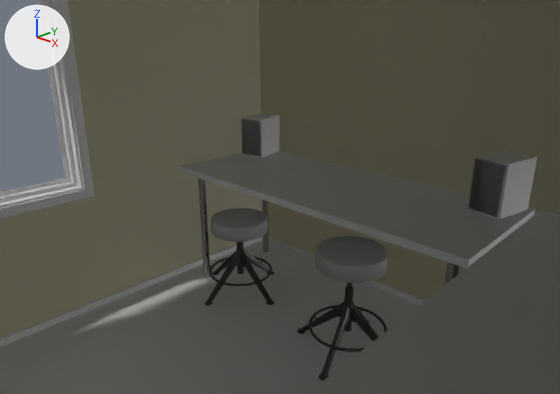
The Blender file roomsketch.blend as it was, and as the next commit left it.
The view is the same before and after, from the file's camera 'Camera'. Lighting does not change. The marker at upper left points along +X, +Y and +Z.

Before the edit, the objects in view are built like this:
```python
me_cube_053 = bpy.data.meshes.new('Cube.053')
me_cube_053.from_pydata(...)  # a box spanning x -1.0..1.0, y -0.4..0.4, z 0.96..1.0
me_cube_053.materials.append(mat_oak_veneer_01_001)  # its picture is missing
me_cube_054 = bpy.data.meshes.new('Cube.054')
me_cube_054.from_pydata(...)  # 12 vertices, 10 faces; spans x -0.082..0.076, y 0.05..0.056, z 0.013..0.269
me_cube_054.polygons.foreach_set('use_smooth', [True] * 10)
me_cube_054.materials.append(mat_gray_fabric)
me_speaker = bpy.data.meshes.new('speaker')
me_speaker.from_pydata(...)  # 20 vertices, 18 faces; spans x 0.0..170.0, y 0.0..250.0, z 0.0..275.0
me_speaker.polygons.foreach_set('use_smooth', [True] * 18)
# faces by material slot: [9, 9]
me_speaker.materials.append(mat_oak_veneer_01_002)  # its picture is missing
me_speaker.materials.append(mat_wood_chips)  # its picture is missing
ob_cube = bpy.data.objects.new('Cube', me_cube_054)
ob_cube.location = (0.266, 3.295, 0.845)
ob_cube.rotation_euler = (0.0, 0.0, 0.233)  # degrees (0, 0, 13)
ob_cube_036 = bpy.data.objects.new('Cube.036', me_cube_054)
ob_cube_036.location = (1.923, 3.302, 0.845)
ob_cube_036.rotation_euler = (0.0, 0.0, -0.216)  # degrees (0, 0, -12)
ob_cube_054 = bpy.data.objects.new('Cube.054', me_cube_053)
ob_cube_054.location = (2.515, 2.634, -0.16)
ob_cube_054.rotation_euler = (0.0, 0.0, -1.571)  # degrees (0, 0, -90)
ob_speaker = bpy.data.objects.new('speaker', me_speaker)
ob_speaker.location = (0.166, 3.332, 0.845)
ob_speaker.rotation_euler = (0.0, 0.0, 0.233)  # degrees (0, 0, 13)
ob_speaker.scale = (0.001, 0.001, 0.001)
ob_speaker_001 = bpy.data.objects.new('speaker.001', me_speaker)
ob_speaker_001.location = (1.85, 3.377, 0.845)
ob_speaker_001.rotation_euler = (0.0, 0.0, -0.216)  # degrees (0, 0, -12)
ob_speaker_001.scale = (0.001, 0.001, 0.001)
# also in view: 'Cylinder.003' at (0.5, 3.0, 0.48); 'list-profile-2r.025' at (-0.03, 2.2, 1.39); 'list-profile-2r.018' at (0.01, 2.23, 1.39); 'walls' at (1.48, 1.84, 1.75); 'window-profile.003' at (-0.09, 2.18, 1.4)
```
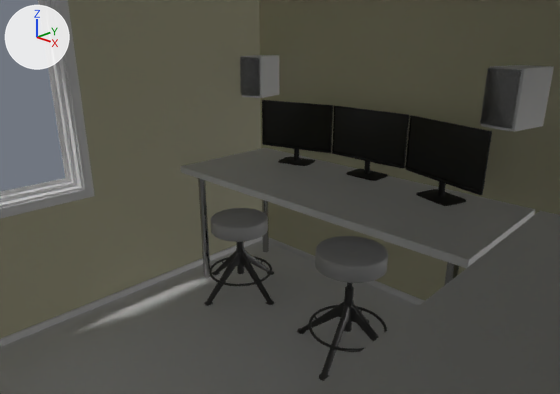
What changed in the scene script:
```text
Add me_plane_003:
    me_plane_003.from_pydata([(-0.261, -0.16, 0.0), (0.262, -0.16, 0.0), (-0.261, 0.132, 0.0), (0.262, 0.132, 0.0)], [], [(0, 1, 3, 2)])
    me_plane_003.materials.append(mat_screen_surface_002)  # its picture is missing
Add me_plane_002:
    me_plane_002.from_pydata([(-0.261, -0.16, 0.0), (0.262, -0.16, 0.0), (-0.261, 0.132, 0.0), (0.262, 0.132, 0.0)], [], [(0, 1, 3, 2)])
    me_plane_002.materials.append(mat_screen_surface_001)  # its picture is missing
Add me_plane_001:
    me_plane_001.from_pydata([(-0.261, -0.16, 0.0), (0.262, -0.16, 0.0), (-0.261, 0.132, 0.0), (0.262, 0.132, 0.0)], [], [(0, 1, 3, 2)])
    me_plane_001.materials.append(mat_screen_surface)  # its picture is missing
Change ob_speaker:
    ob_speaker.location: (0.166, 3.332, 0.845) -> (0.166, 3.332, 1.272)
Change ob_cube:
    ob_cube.location: (0.266, 3.295, 0.845) -> (0.266, 3.295, 1.272)
Change ob_speaker_001:
    ob_speaker_001.location: (1.85, 3.377, 0.845) -> (1.85, 3.377, 1.272)
Change ob_cube_036:
    ob_cube_036.location: (1.923, 3.302, 0.845) -> (1.923, 3.302, 1.272)
Add ob_cube_060:
    ob_cube_060 = bpy.data.objects.new('Cube.060', me_cube_059)  # 88 vertices, 80 faces; spans x -0.268..0.268, y -0.005..0.035, z 0.001..0.319; in mat_black_plastic_002 (black #101010), mat_black_rough_plastic_002 (black #191919); modifiers SUBSURF
    ob_cube_060.location = (1.657, 3.447, 0.936)
    ob_cube_060.rotation_euler = (0.0, 0.0, -0.304)  # degrees (0, 0, -17)
Add ob_cube_059:
    ob_cube_059 = bpy.data.objects.new('Cube.059', me_cube_058)  # 32 vertices, 30 faces; spans x -0.115..0.115, y -0.085..0.085, z -0.005..0.007; in mat_black_rough_plastic_002 (black #191919); modifiers SUBSURF
    ob_cube_059.location = (1.662, 3.463, 0.846)
    ob_cube_059.rotation_euler = (0.0, 0.0, -0.304)  # degrees (0, 0, -17)
Add ob_cylinder_026:
    ob_cylinder_026 = bpy.data.objects.new('Cylinder.026', me_cylinder_026)  # 66 vertices, 35 faces; spans x -0.0175..0.0175, y -0.0175..0.0175, z -0.05..0.05; in mat_black_rough_plastic_002 (black #191919)
    ob_cylinder_026.location = (1.662, 3.463, 0.896)
    ob_cylinder_026.rotation_euler = (0.0, 0.0, -0.304)  # degrees (0, 0, -17)
Add ob_plane_003:
    ob_plane_003 = bpy.data.objects.new('Plane.003', me_plane_003)
    ob_plane_003.location = (1.657, 3.447, 1.116)
    ob_plane_003.rotation_euler = (1.571, 0.0, -0.304)  # degrees (90, 0, -17)
Add ob_cube_058:
    ob_cube_058 = bpy.data.objects.new('Cube.058', me_cube_057)  # 88 vertices, 80 faces; spans x -0.268..0.268, y -0.005..0.035, z 0.001..0.319; in mat_black_plastic_001 (black #101010), mat_black_rough_plastic_001 (black #191919); modifiers SUBSURF
    ob_cube_058.location = (0.576, 3.468, 0.936)
    ob_cube_058.rotation_euler = (0.0, 0.0, 0.254)  # degrees (0, 0, 15)
Add ob_cube_057:
    ob_cube_057 = bpy.data.objects.new('Cube.057', me_cube_056)  # 32 vertices, 30 faces; spans x -0.115..0.115, y -0.085..0.085, z -0.005..0.007; in mat_black_rough_plastic_001 (black #191919); modifiers SUBSURF
    ob_cube_057.location = (0.571, 3.484, 0.846)
    ob_cube_057.rotation_euler = (0.0, 0.0, 0.254)  # degrees (0, 0, 15)
Add ob_cylinder_025:
    ob_cylinder_025 = bpy.data.objects.new('Cylinder.025', me_cylinder_025)  # 66 vertices, 35 faces; spans x -0.0175..0.0175, y -0.0175..0.0175, z -0.05..0.05; in mat_black_rough_plastic_001 (black #191919)
    ob_cylinder_025.location = (0.571, 3.484, 0.896)
    ob_cylinder_025.rotation_euler = (0.0, 0.0, 0.254)  # degrees (0, 0, 15)
Add ob_plane_002:
    ob_plane_002 = bpy.data.objects.new('Plane.002', me_plane_002)
    ob_plane_002.location = (0.576, 3.468, 1.116)
    ob_plane_002.rotation_euler = (1.571, 0.0, 0.254)  # degrees (90, 0, 15)
Add ob_plane_001:
    ob_plane_001 = bpy.data.objects.new('Plane.001', me_plane_001)
    ob_plane_001.location = (1.117, 3.534, 1.116)
    ob_plane_001.rotation_euler = (1.571, 0.0, 0.0)  # degrees (90, 0, 0)
Add ob_cylinder_024:
    ob_cylinder_024 = bpy.data.objects.new('Cylinder.024', me_cylinder_024)  # 66 vertices, 35 faces; spans x -0.0175..0.0175, y -0.0175..0.0175, z -0.05..0.05; in mat_black_rough_plastic (black #191919)
    ob_cylinder_024.location = (1.117, 3.551, 0.896)
Add ob_cube_056:
    ob_cube_056 = bpy.data.objects.new('Cube.056', me_cube_055)  # 32 vertices, 30 faces; spans x -0.115..0.115, y -0.085..0.085, z -0.005..0.007; in mat_black_rough_plastic (black #191919); modifiers SUBSURF
    ob_cube_056.location = (1.117, 3.551, 0.846)
Add ob_cube_055:
    ob_cube_055 = bpy.data.objects.new('Cube.055', me_cube_054_1)  # 88 vertices, 80 faces; spans x -0.268..0.268, y -0.005..0.035, z 0.001..0.319; in mat_black_plastic (black #101010), mat_black_rough_plastic (black #191919); modifiers SUBSURF
    ob_cube_055.location = (1.117, 3.534, 0.936)
```

Changed parts and their boxes [x1, y1, x2, y2] in the pictures (560 x 394 px):
'speaker.001', moved
    before: [469, 150, 537, 219]
    after: [481, 65, 554, 132]
'Plane.003', added (black)
    after: [407, 117, 489, 191]
'Plane.001', added (black)
    after: [334, 107, 408, 165]
'Cube.036', moved
    before: [468, 159, 506, 217]
    after: [480, 68, 521, 129]
'Plane.002', added (black)
    after: [263, 101, 332, 150]
'speaker', moved
    before: [242, 113, 279, 158]
    after: [241, 55, 279, 98]
'Cube', moved
    before: [241, 119, 261, 156]
    after: [240, 57, 260, 96]
'Cube.060', added (black)
    after: [405, 115, 492, 195]
'Cube.055', added (black)
    after: [332, 106, 409, 169]
'Cube.059', added (black)
    after: [416, 189, 466, 206]
'Cube.058', added (black)
    after: [262, 100, 333, 153]
'Cube.056', added
    after: [346, 169, 388, 181]
'Cube.057', added
    after: [278, 157, 315, 166]
'Cylinder.026', added
    after: [438, 181, 446, 197]
'Cylinder.024', added
    after: [364, 161, 370, 174]
'Cylinder.025', added
    after: [294, 149, 299, 161]
